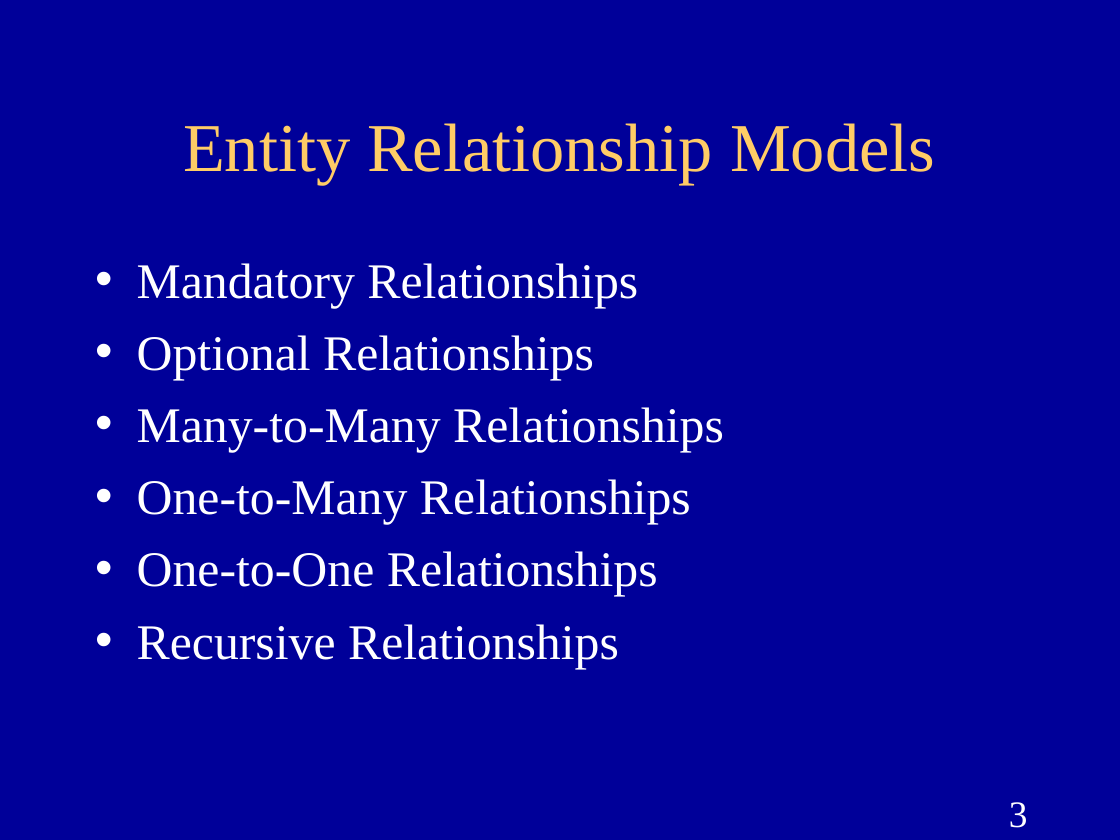
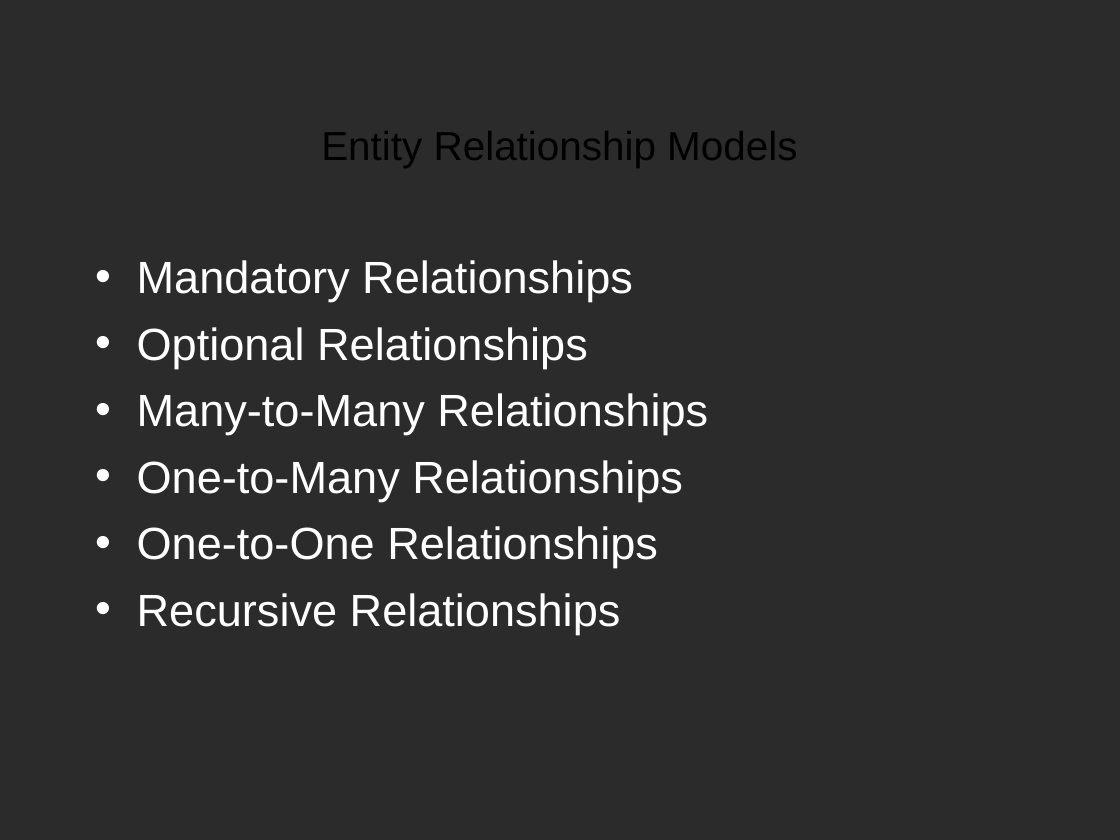
Before and after one commit to pkisambira/environment, a slide deck: slide 4 of ER-Diagram.ppt (slide 3 before the commit). Drawn at 1120x840 pixels with LibreOffice and Linux fonts; fonts in the diff are those of the drawing; background and template pictures are left out; a plain dark background stands for a picture behind light text. Boxes give left, top, right and bottom in pixels: in the first picture for what was removed or moved away, otherwise in the second. Text is boxed around its words. In the diff, an @@ line names an element or a change of style, - is before the commit and + after.

```diff
--- a/ER-Diagram.ppt
+++ b/ER-Diagram.ppt
@@ background #000099 to picture (left out) @@
@@ title "Entity Relationship Models" at <box>321,131,797,168</box>: size 44 to 26 pt, font Times New Roman to Arial, text colour #FFCC66 to #000000 @@
@@ text "Mandatory Relationships" at <box>137,260,708,635</box>: size 32 to 29 pt, font Times New Roman to Arial @@
@@ page number removed at <box>1009,802,1028,828</box> @@
-3
```
Also in this commit, not shown: 11 other slides changed, 1 slide added.
